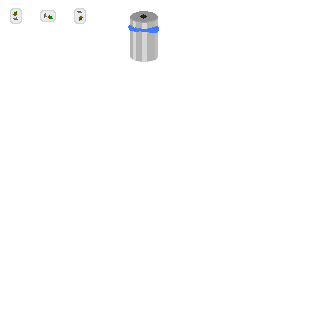
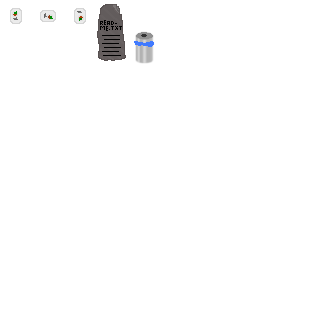
Before/after of a w=320, h=320 layered artwork. What changed in the layer stack:
removed layer "Eingefügte Ebene" over [left=128, top=11, right=159, bottom=35]
painted on "Hintergrund" over [left=97, top=4, right=158, bottom=64]
